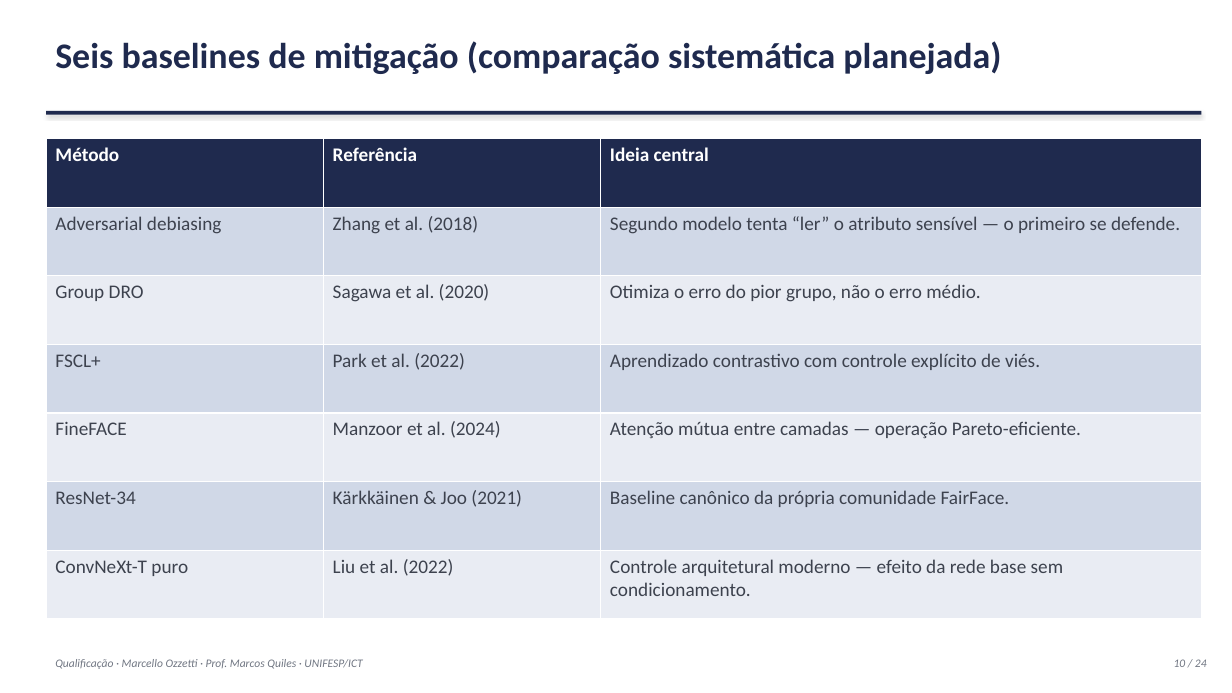
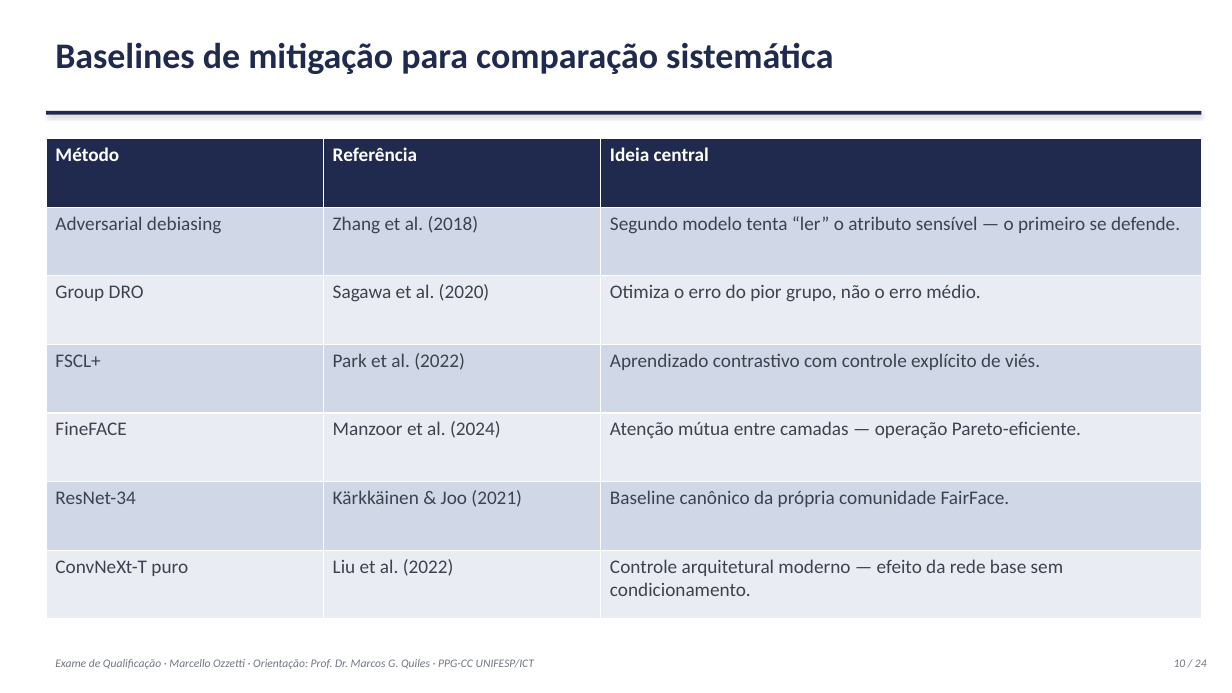
Before and after one commit to marcellozzetti/Facial-Recognition-Models-Mitigating-Bias, a slide deck: slide 10 of docs/ativo/material_qualificacao_2026-10-05.pptx. Drawn at 1232x693 pixels with LibreOffice and Linux fonts; fonts in the diff are those of the drawing. Boxes give left, top, right and bottom in pixels: in the first picture for what was removed or moved away, otherwise in the second. Text is boxed around its words. In the diff, an @@ line names an element or a change of style, - is before the commit and + after.

```diff
--- a/docs/ativo/material_qualificacao_2026-10-05.pptx
+++ b/docs/ativo/material_qualificacao_2026-10-05.pptx
@@ text at bbox=[55, 42, 833, 74]: text changed @@
-Seis baselines de mitigação (comparação sistemática planejada)
+Baselines de mitigação para comparação sistemática
@@ text at bbox=[55, 659, 534, 669]: text changed @@
-Qualificação · Marcello Ozzetti · Prof. Marcos Quiles · UNIFESP/ICT
+Exame de Qualificação · Marcello Ozzetti · Orientação: Prof. Dr. Marcos G. Quiles · PPG-CC UNIFESP/ICT
```
Also in this commit, not shown: 21 other slides changed, 1 other file.
